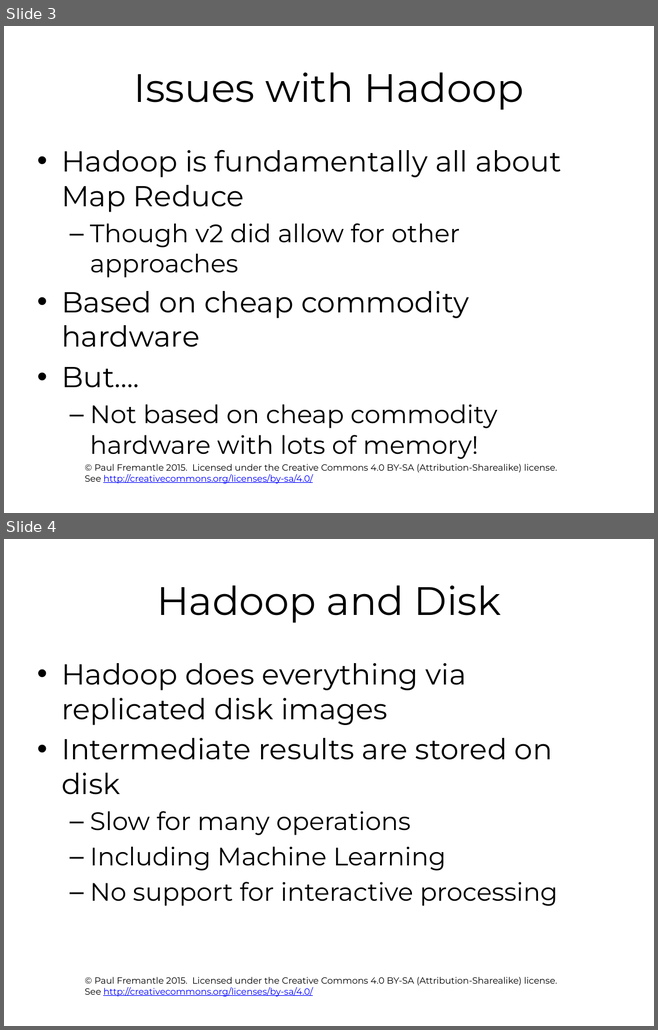
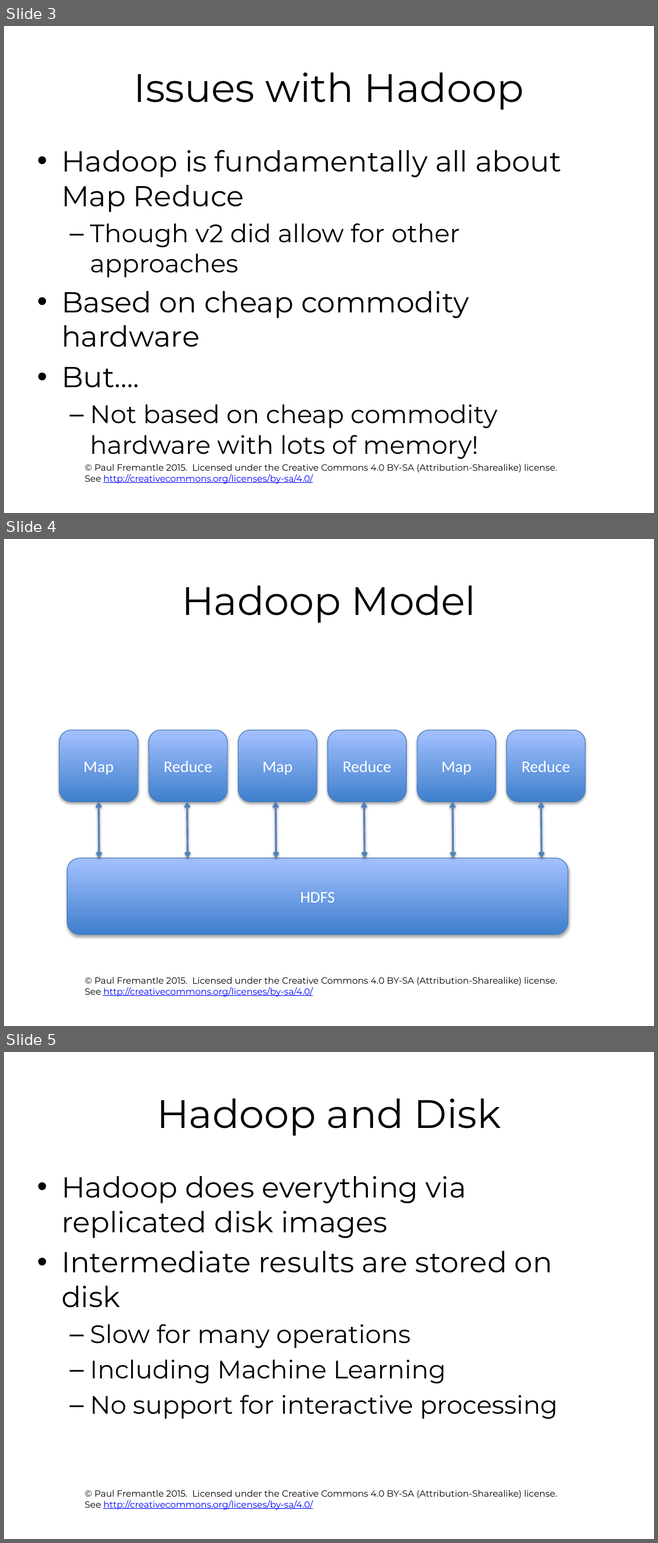
Before and after one commit to pzfreo/ox-clo, a slide deck: pres-source/07-spark-and-adjuncts.pptx. Shown one above the other, each under a label of ours: slides 3 and 4 before the commit, slides 3, 4 and 5 after it. The pictures are 658x1030 and 658x1543 pixels, drawn with LibreOffice and Linux fonts; fonts in the diff are those of the drawing; background and template pictures are left out. Boxes give left, top, right and bottom in pixels: in the first picture for what was removed or moved away, otherwise in the second. Text is boxed around its words. In the diff, an @@ line names an element or a change of style, - is before the commit and + after.

```diff
--- a/pres-source/07-spark-and-adjuncts.pptx
+++ b/pres-source/07-spark-and-adjuncts.pptx
@@ slide 4 added at (4, 539, 654, 1026), background #FFFFFF; not listed: 1 template element that a slide beside it also shows @@
@@ title added at (181, 585, 476, 623), 44 pt, text #000000 @@
+Hadoop Model
@@ rounded rectangle added at (59, 730, 138, 802), fill gradient #3F80CE to #A4C4FF, outline #4B7EBC 0.75 pt, 18 pt, text #FFFFFF @@
+Map
@@ rounded rectangle added at (149, 730, 227, 802), fill gradient #3F80CE to #A4C4FF, outline #4B7EBC 0.75 pt, 18 pt, text #FFFFFF @@
+Reduce
@@ rounded rectangle added at (238, 730, 317, 802), fill gradient #3F80CE to #A4C4FF, outline #4B7EBC 0.75 pt, 18 pt, text #FFFFFF @@
+Map
@@ rounded rectangle added at (328, 730, 406, 802), fill gradient #3F80CE to #A4C4FF, outline #4B7EBC 0.75 pt, 18 pt, text #FFFFFF @@
+Reduce
@@ rounded rectangle added at (417, 730, 496, 802), fill gradient #3F80CE to #A4C4FF, outline #4B7EBC 0.75 pt, 18 pt, text #FFFFFF @@
+Map
@@ rounded rectangle added at (506, 730, 585, 802), fill gradient #3F80CE to #A4C4FF, outline #4B7EBC 0.75 pt, 18 pt, text #FFFFFF @@
+Reduce
@@ double arrow added from (99, 802) to (99, 858), #4F81BD 2 pt @@
@@ double arrow added from (187, 802) to (187, 858), #4F81BD 2 pt @@
@@ double arrow added from (275, 802) to (276, 858), #4F81BD 2 pt @@
@@ double arrow added from (364, 802) to (365, 858), #4F81BD 2 pt @@
@@ double arrow added from (452, 802) to (453, 858), #4F81BD 2 pt @@
@@ double arrow added from (540, 802) to (541, 858), #4F81BD 2 pt @@
@@ rounded rectangle added at (67, 858, 568, 935), fill gradient #3F80CE to #A4C4FF, outline #4B7EBC 0.75 pt, 18 pt, text #FFFFFF @@
+HDFS
@@ what was slide 4 is now slide 5 @@
```
Also in this commit, not shown: 2 slides changed, 22 other files.
